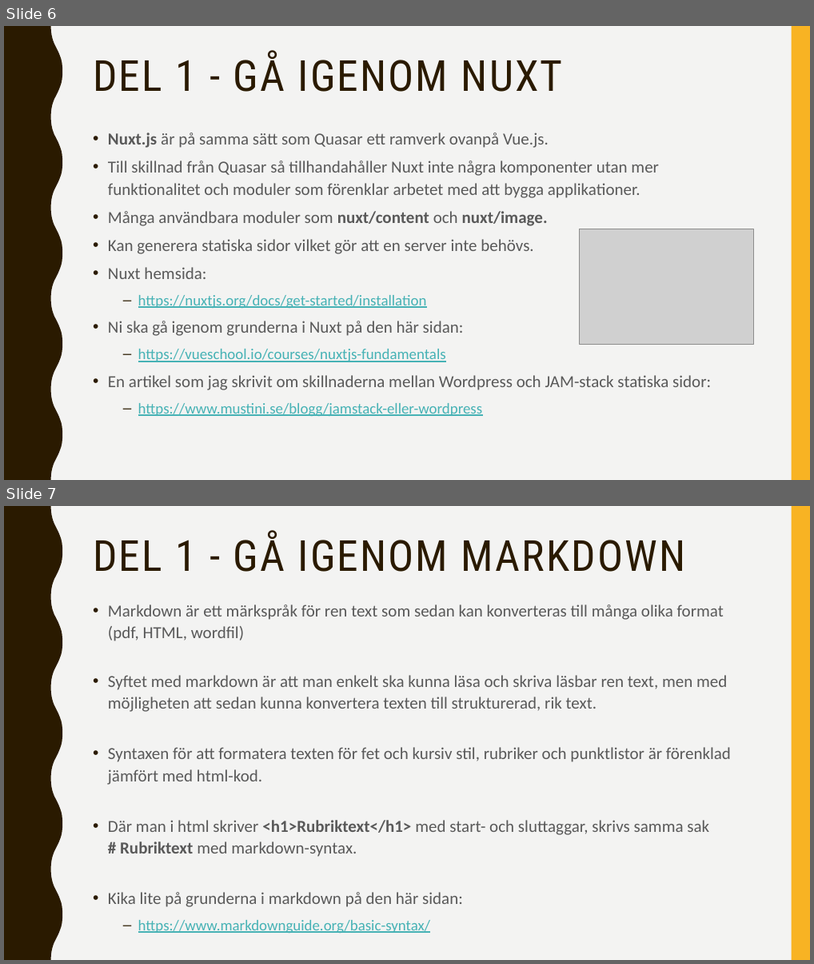
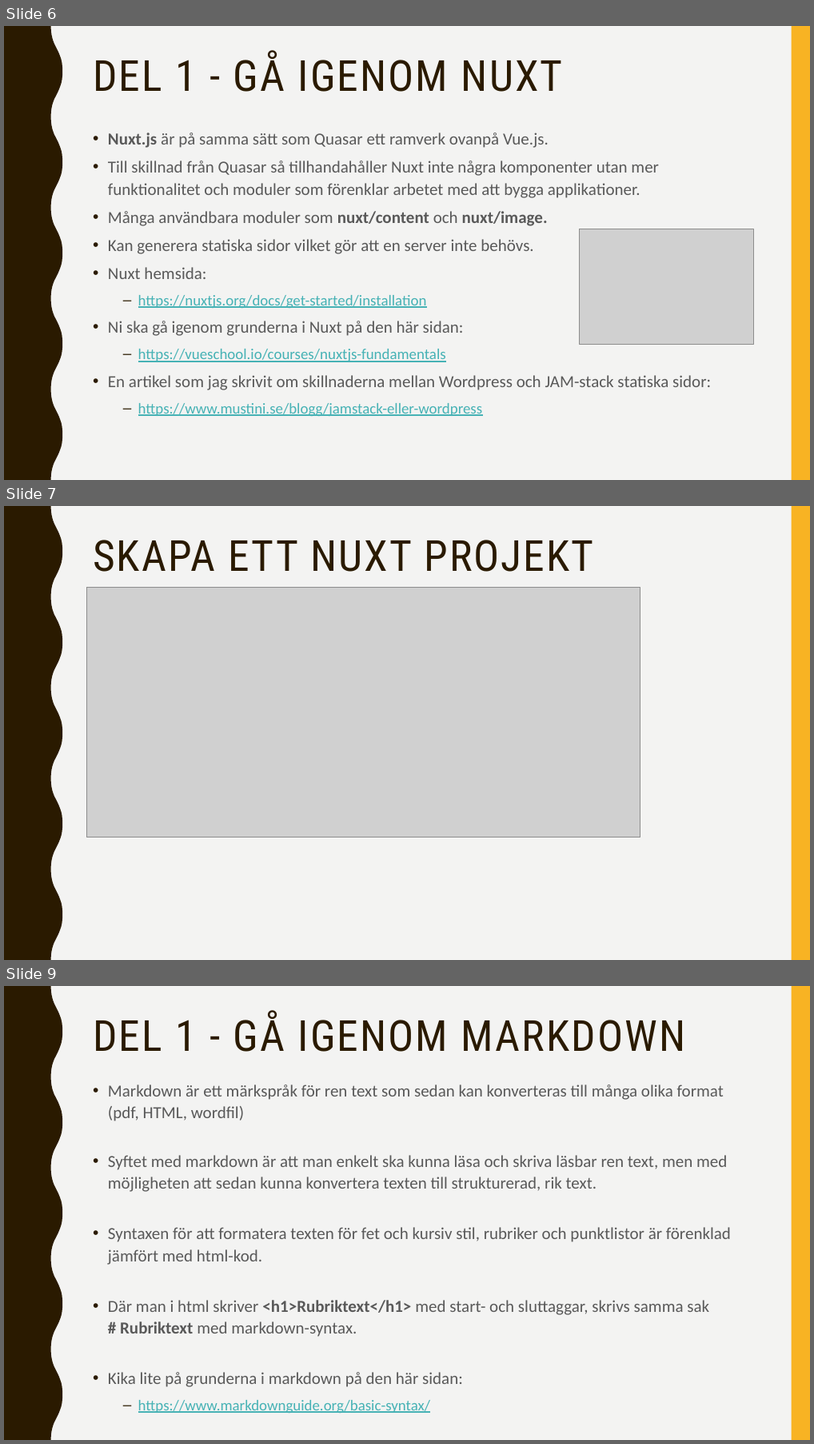
Before and after one commit to abbjetmus/programmering, a slide deck: Blogg-Projektet/Bygga-Blogg.pptx. Shown one above the other, each under a label of ours: slides 6 and 7 before the commit, slides 6, 7 and 9 after it; the slides between them are not shown. The pictures are 814x964 and 814x1444 pixels, drawn with LibreOffice and Linux fonts; fonts in the diff are those of the drawing; grey boxes stand for pictures. Boxes give left, top, right and bottom in pixels: in the first picture for what was removed or moved away, otherwise in the second. Text is boxed around its words. In the diff, an @@ line names an element or a change of style, - is before the commit and + after.

```diff
--- a/Blogg-Projektet/Bygga-Blogg.pptx
+++ b/Blogg-Projektet/Bygga-Blogg.pptx
@@ slide 7 added at box(4, 506, 810, 960), background #F3F3F2; not listed: 2 template elements that a slide beside it also shows @@
@@ title added at box(93, 540, 594, 572), 51 pt, text #2A1A00 @@
+SKAPA ETT NUXT PROJEKT
@@ picture added at box(87, 588, 641, 837) @@
@@ what was slide 7 is now slide 9 @@
```
Also in this commit, not shown: 1 slide changed, 4 other slides added.
